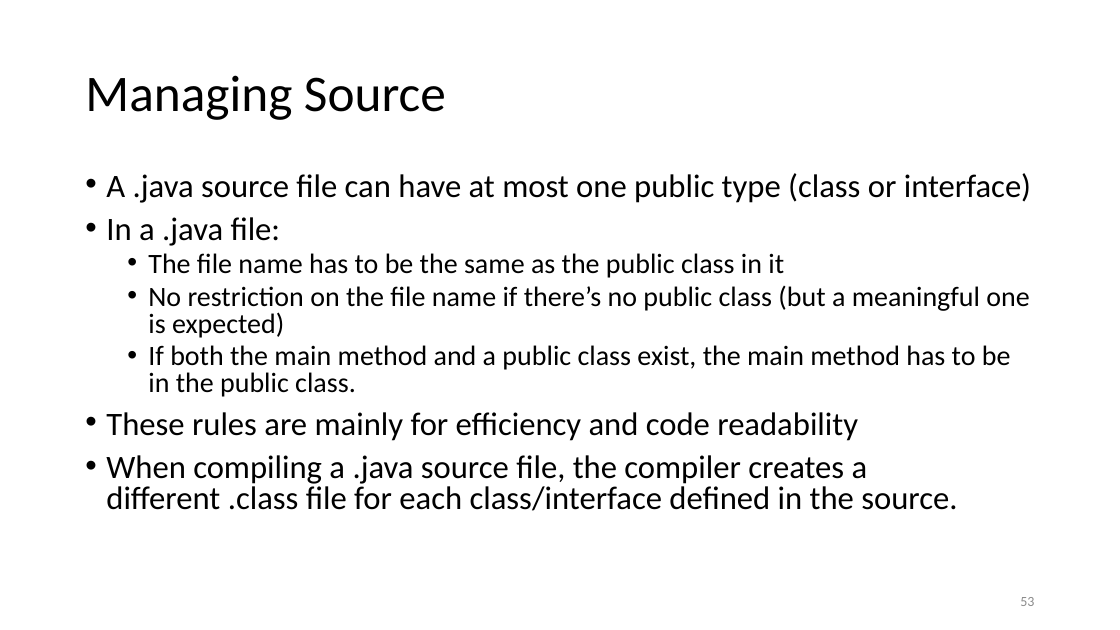
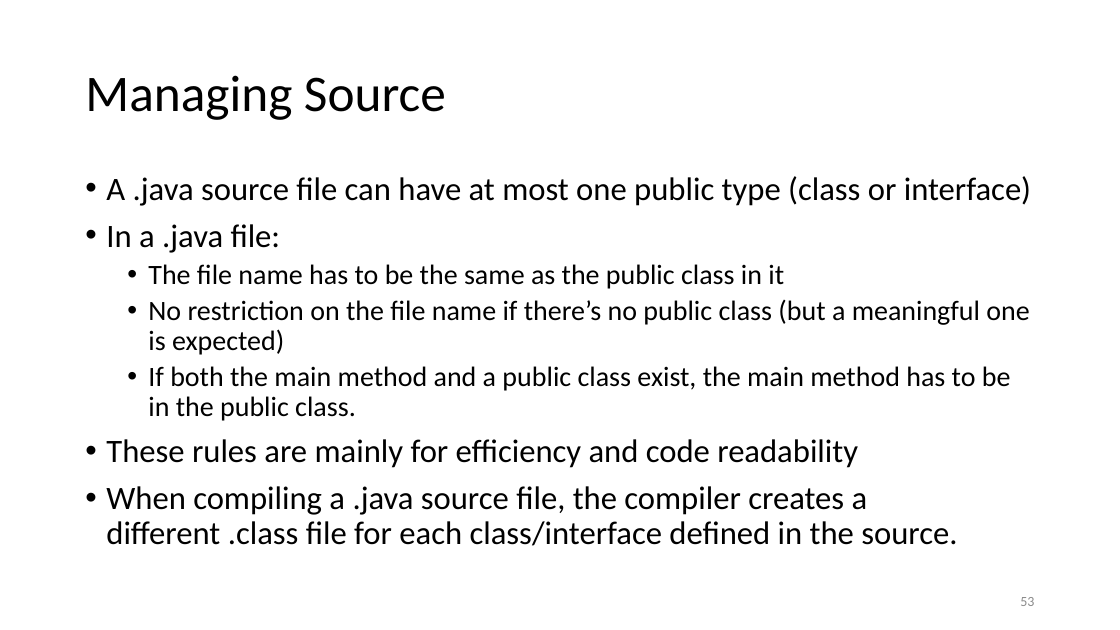
Before and after one commit to utsadev/ProgEngIIHW, a slide deck: slide 53 of Week5/03JavaClasses.pptx. Drawn at 1120x630 pixels with LibreOffice and Linux fonts; fonts in the diff are those of the drawing. Boxes give left, top, right and bottom in pixels: in the first picture for what was removed or moved away, otherwise in the second. Text is boxed around its words. In the diff, an @@ line names an element or a change of style, - is before the commit and + after.

```diff
--- a/Week5/03JavaClasses.pptx
+++ b/Week5/03JavaClasses.pptx
@@ text "A .java source file can ..." at <box>106,176,1031,546</box>: line spacing 0.8 to 0.9 @@
```
Also in this commit, not shown: 14 other slides changed.
